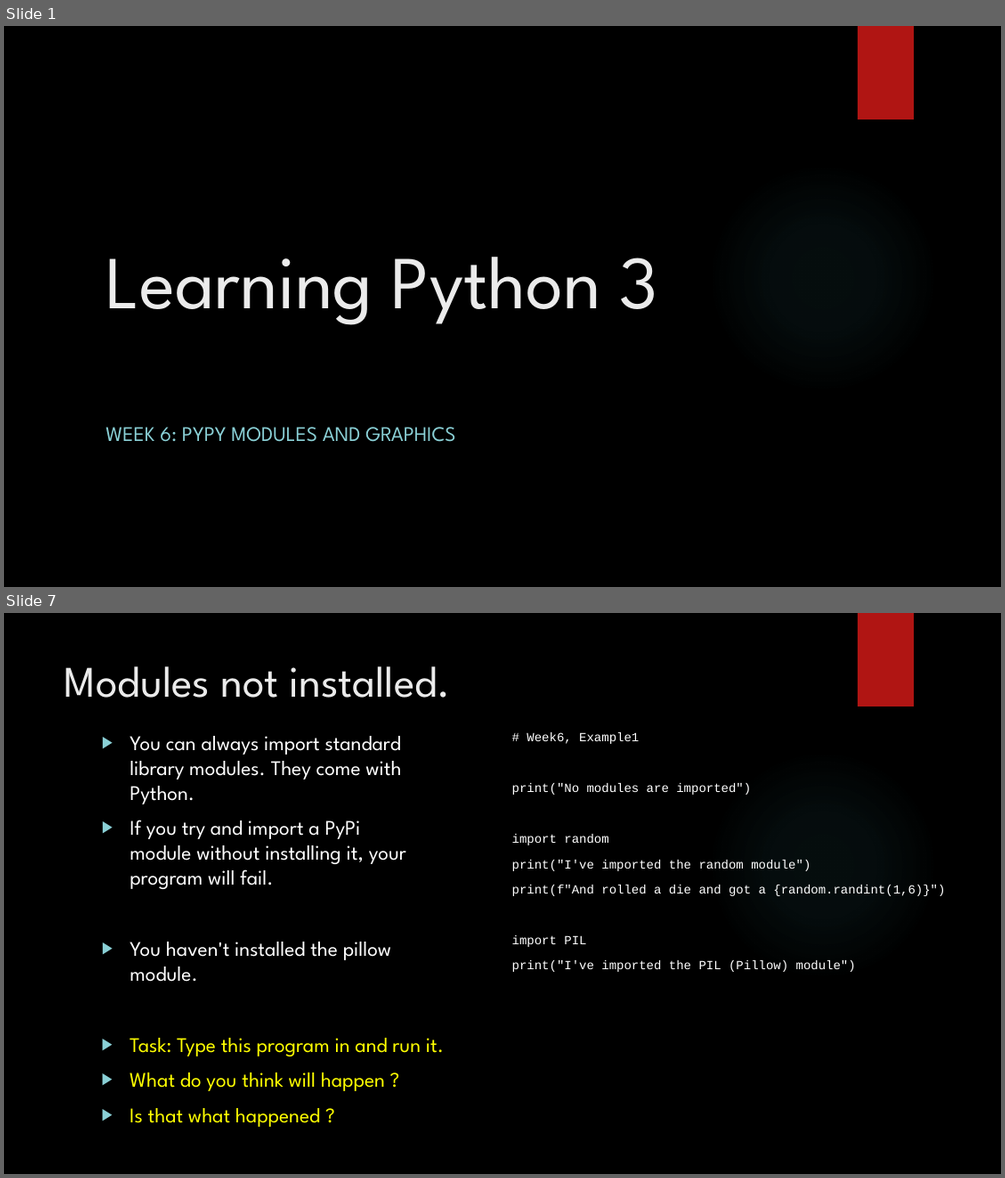
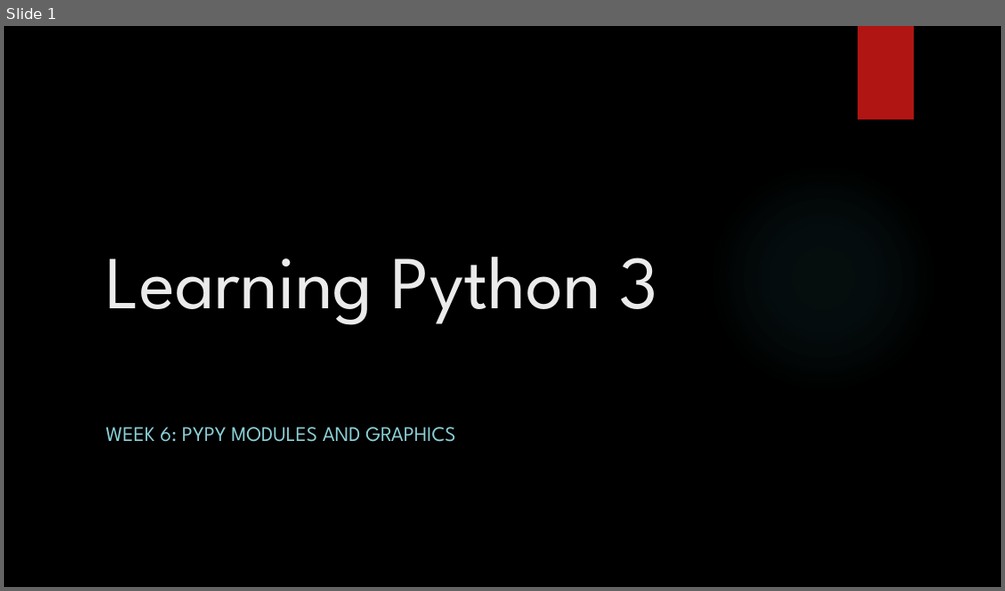
Before and after one commit to davidgroves/DGM_Tutorials, a slide deck: week7/week7.pptx. Shown one above the other, each under a label of ours: slides 1 and 7 before the commit, slide 1 after it; the slides between them are not shown. The pictures are 1005x1178 and 1005x591 pixels, drawn with LibreOffice and Linux fonts; fonts in the diff are those of the drawing; background and template pictures are left out. Boxes give left, top, right and bottom in pixels: in the first picture for what was removed or moved away, otherwise in the second. Text is boxed around its words. In the diff, an @@ line names an element or a change of style, - is before the commit and + after.

Commit message:
Week7 Completed

```diff
--- a/week7/week7.pptx
+++ b/week7/week7.pptx
@@ slide 7 removed at (4,613,1001,1174), background picture (left out); not listed: 2 template elements that a slide beside it also shows @@
@@ title removed at (65,666,451,698) @@
-Modules not installed.
@@ text removed at (129,736,406,981) @@
-▶ You can always import standard library modules. They come with Python.
-▶ If you try and import a PyPi module without installing it, your program will fail.
-▶ You haven't installed the pillow module.
@@ text removed at (512,732,945,972) @@
-# Week6, Example1
-print("No modules are imported")
-import random
-print("I've imported the random module")
-print(f"And rolled a die and got a {random.randint(1,6)}")
-import PIL
-print("I've imported the PIL (Pillow) module")
@@ text removed at (129,1038,444,1127) @@
-▶ Task: Type this program in and run it.
-▶ What do you think will happen ?
-▶ Is that what happened ?
```
Also in this commit, not shown: 1 slide changed, 15 slides added, 18 other slides removed, 24 other files.
